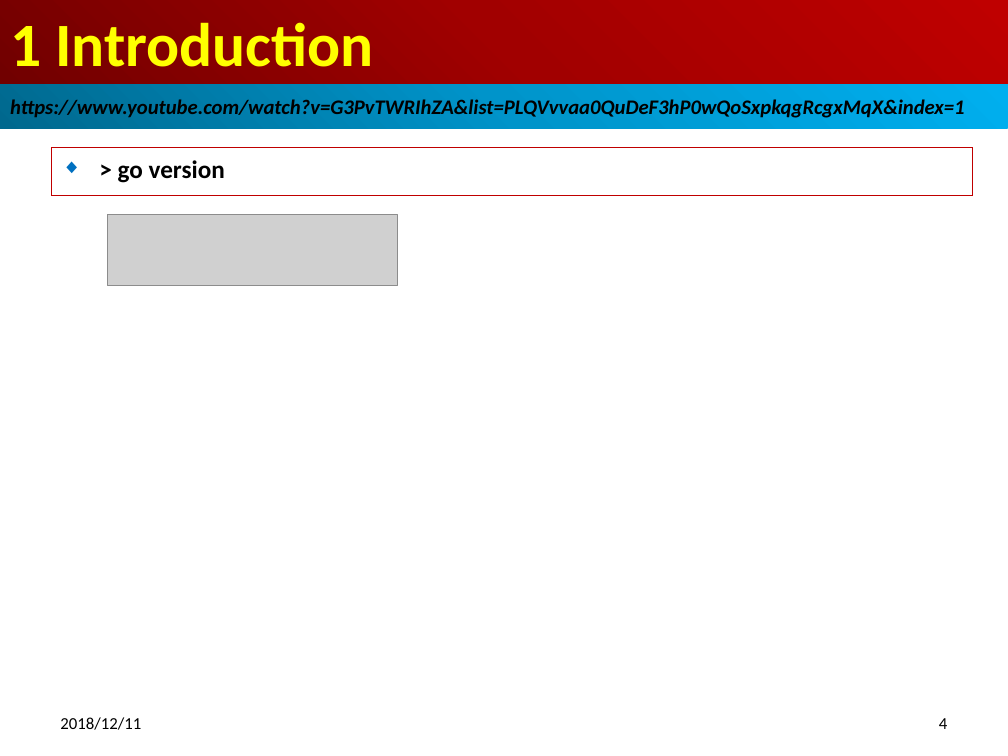
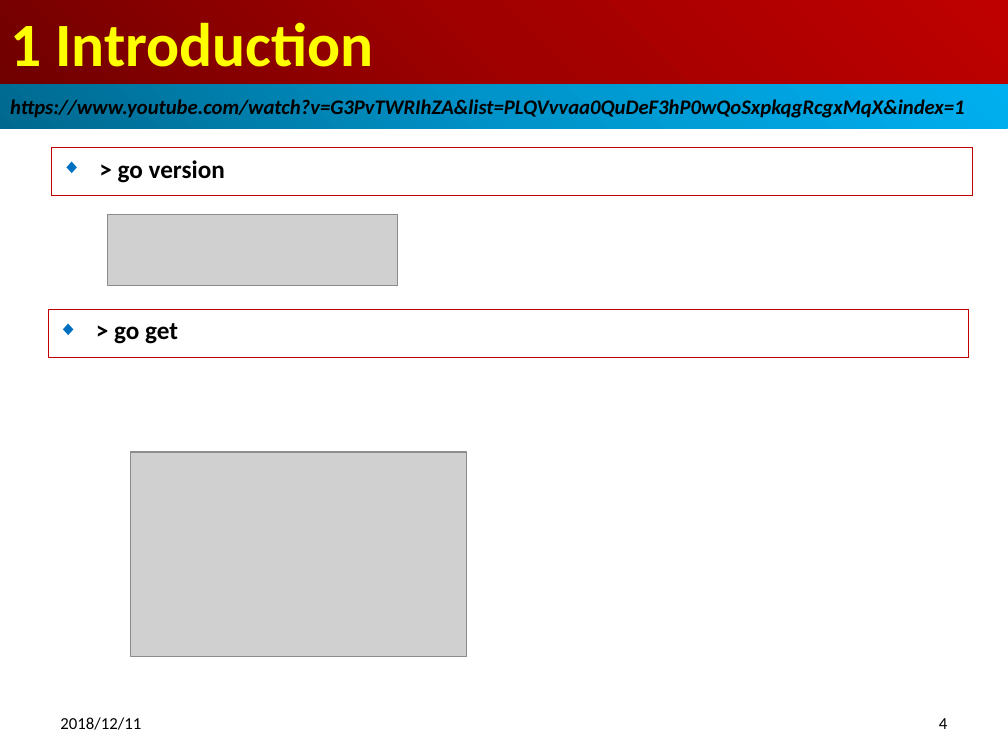
Before and after one commit to peterhchen/100-golang-example, a slide deck: slide 4 of 15_Ch01_Intro.pptx. Drawn at 1008x756 pixels with LibreOffice and Linux fonts; fonts in the diff are those of the drawing; grey boxes stand for pictures. Boxes give left, top, right and bottom in pixels: in the first picture for what was removed or moved away, otherwise in the second. Text is boxed around its words. In the diff, an @@ line names an element or a change of style, - is before the commit and + after.

```diff
--- a/15_Ch01_Intro.pptx
+++ b/15_Ch01_Intro.pptx
@@ rectangle added at <box>48,309,969,357</box>, outline #C00000 0.75 pt, 18 pt, text #000000, bold @@
+◆ > go get
@@ picture added at <box>131,452,467,656</box> @@
```
Also in this commit, not shown: 1 other slide changed, 3 other files.
